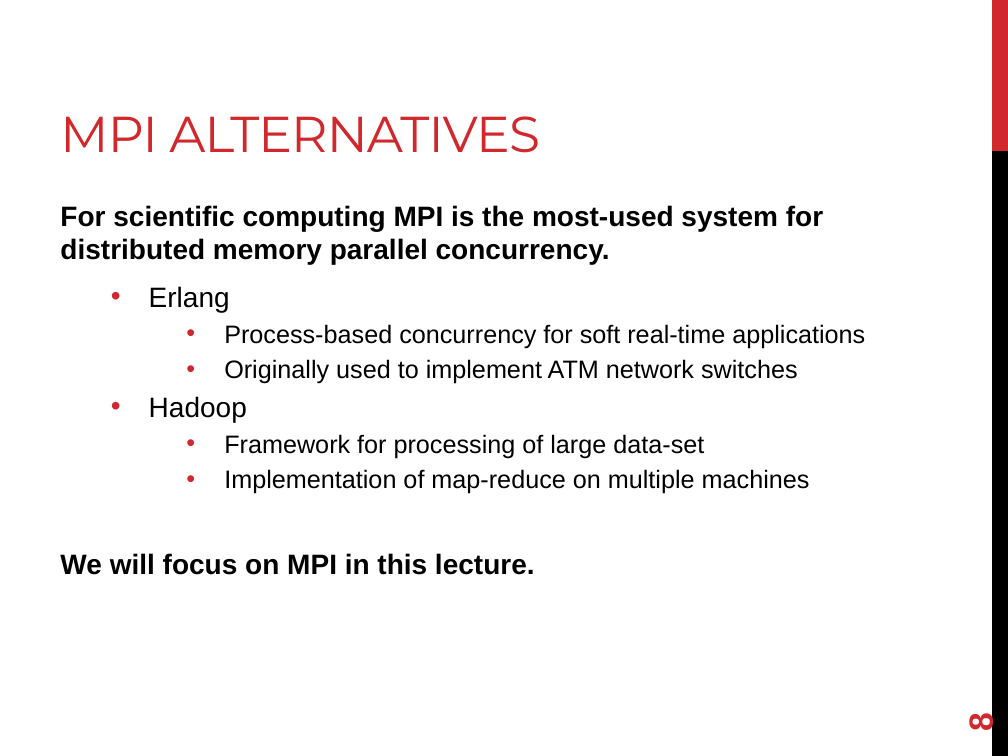
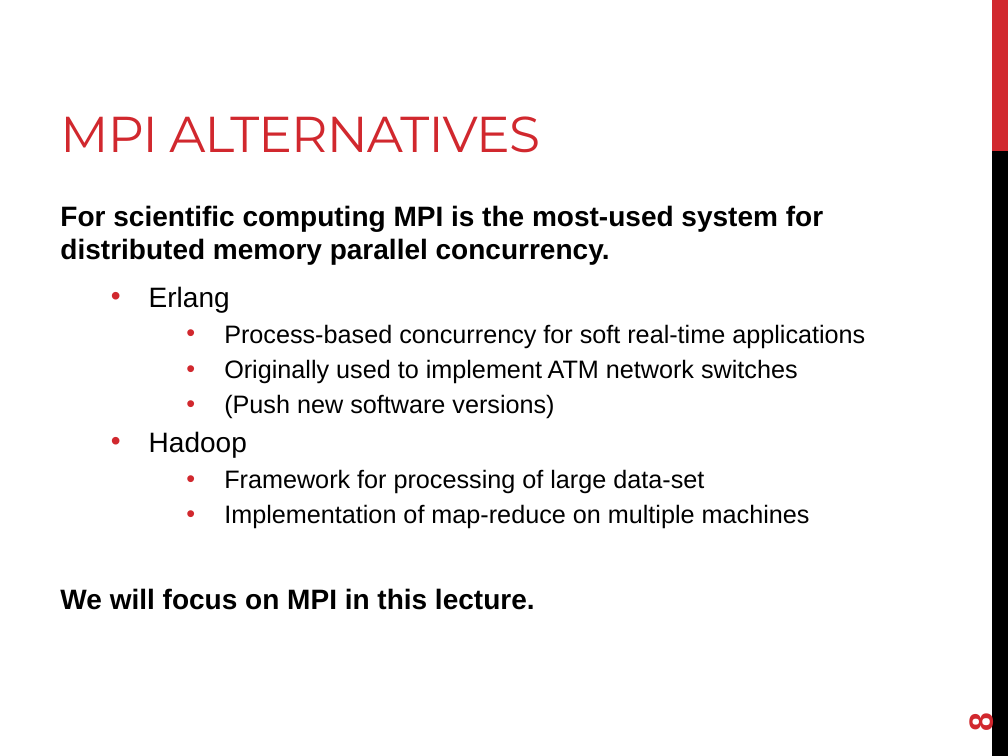
Before and after one commit to joshpeterson/DevelopingConcurrentSoftware, a slide deck: slide 8 of Lectures/Introduction to MPI/Introduction to MPI.pptx. Drawn at 1008x756 pixels with LibreOffice and Linux fonts; fonts in the diff are those of the drawing. Boxes give left, top, right and bottom in pixels: in the first picture for what was removed or moved away, otherwise in the second. Text is boxed around its words. In the diff, an @@ line names an element or a change of style, - is before the commit and + after.

```diff
--- a/Lectures/Introduction to MPI/Introduction to MPI.pptx
+++ b/Lectures/Introduction to MPI/Introduction to MPI.pptx
@@ text at [224,394,554,419]: paragraph added @@
+    • (Push new software versions)
```
Also in this commit, not shown: 6 other slides changed, 33 other files.
